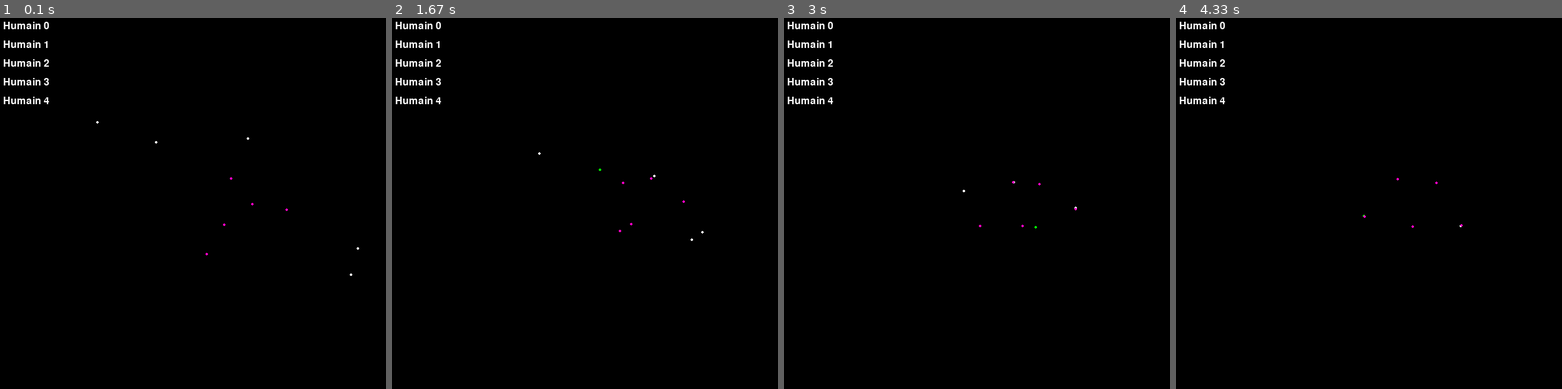
Above: before the commit, frames 1-4 (left to right).
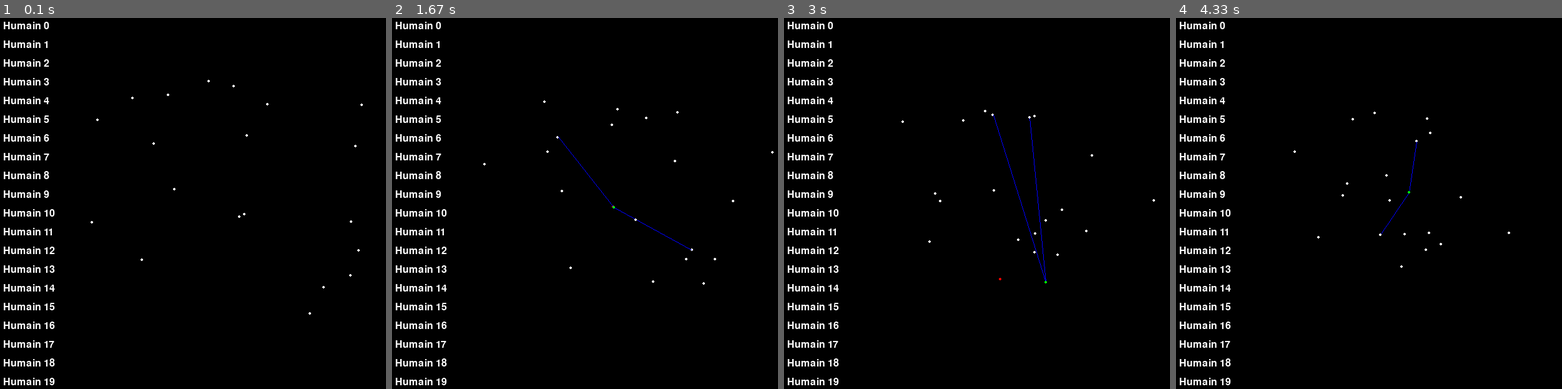
Above: after the commit, the same moments.

Repository: Mochacinno/crowd-simulation
Game: pygame game, started from import pygame.py
Two runs of this game, one before a commit and one after it. Both use one fixed random seed, a clock stepped at 60 frames per second and the inputs below.
Inputs (mouse positions are in pixels of both pictures, inside the frame that each line leads up to):
- Up to frame 1 (0.1 s): no input
- Up to frame 2 (1.67 s): click "Humain 0" at 0.38 s; click "Humain 1" at 0.72 s; click (426, 125) at 1.05 s, where only the run after the commit has a clickable "Humain 5"; click (426, 255) at 1.38 s, where only the run after the commit has a clickable "Humain 12"
- Up to frame 3 (3 s): click "Humain 2" at 1.72 s; click (818, 144) at 2.05 s, where only the run after the commit has a clickable "Humain 6"; click (818, 273) at 2.38 s, where only the run after the commit has a clickable "Humain 13"; click "Humain 3" at 2.72 s
- Up to frame 4 (4.33 s): click (1233, 118) at 3.05 s; click (1210, 381) at 3.38 s, where only the run after the commit has a clickable "Humain 19"; click "Humain 4" at 3.72 s; click (1210, 162) at 4.05 s, where only the run after the commit has a clickable "Humain 7"

The runs differ from the first frame. In frame 1, 2.0% of the frame differs, in the area x 0-95%, y 16-99%; in frame 2, 2.1%; in frame 3, 2.2%, in the area x 0-97%, y 24-99%; in frame 4, 2.1%.

Commit message:
interface 2

Diff:
--- a/import pygame.py
+++ b/import pygame.py
@@ -48,7 +48,7 @@
         perp_vectdir = normalize_vector(np.array([y1-y2, x2-x1]))
         res = np.linalg.solve([[perp_vectdir[0], vectdir[0]], [perp_vectdir[1], vectdir[1]]], self.pos - midpoint)
         self.point = perp_vectdir * res[0] + midpoint
-        pygame.draw.circle(screen, (255, 0, 200), self.point, 2)
+
         return self.point
 
     def bouger(self):
@@ -58,6 +58,9 @@
 
     def afficher(self, highlight=False):
         if highlight:
+            pygame.draw.circle(screen, (255, 0, 0), self.court_chemin_vect(), 2)
+            pygame.draw.line(screen, (0, 0, 255), (self.pos), (dict_humains[self.cible_1].pos))
+            pygame.draw.line(screen, (0, 0, 255), (self.pos), (dict_humains[self.cible_2].pos))
             pygame.draw.circle(screen, (0, 255, 0), self.pos, 2)
         else:
             pygame.draw.circle(screen, WHITE, self.pos, 2)
@@ -136,7 +139,7 @@
 interface = Interface()
 
 # Création des gens
-for i in range(5):
+for i in range(20):
     humain = Humain(randint(100,600),randint(100,500), i)
     dict_humains[f"humain_{i+1}"] = humain
 
